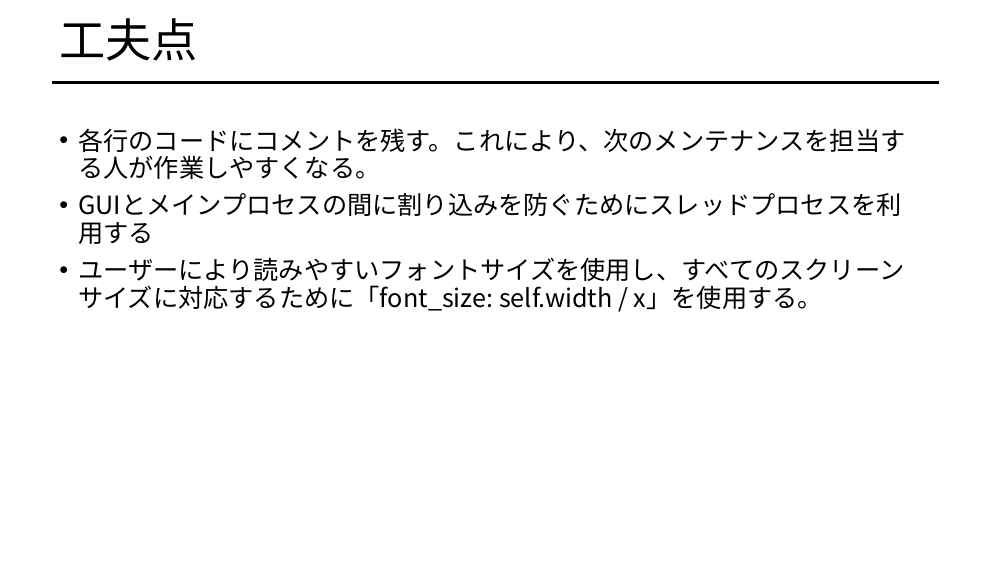
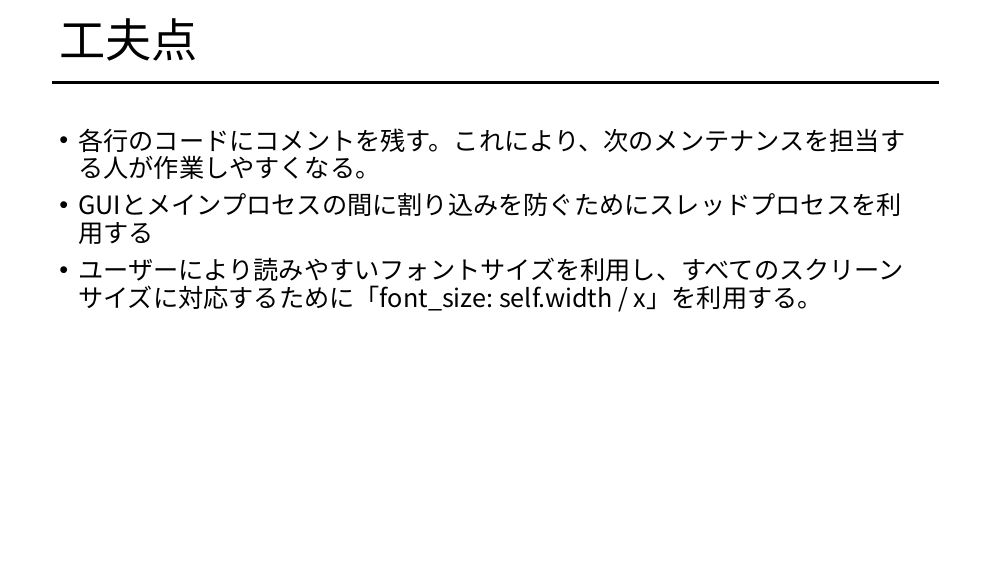
Before and after one commit to afiqfadzil/pythonProject1, a slide deck: slide 21 of LOCOMOTION.pptx. Drawn at 1008x567 pixels with LibreOffice and Linux fonts; fonts in the diff are those of the drawing. Boxes give left, top, right and bottom in pixels: in the first picture for what was removed or moved away, otherwise in the second. Text is boxed around its words. In the diff, an @@ line names an element or a change of style, - is before the commit and + after.

```diff
--- a/LOCOMOTION.pptx
+++ b/LOCOMOTION.pptx
@@ text at (78,257,904,311): text changed @@
-• ユーザーにより読みやすいフォントサイズを使用し、すべてのスクリーンサイズに対応するために「font_size: self.width / x」を使用する。
+• ユーザーにより読みやすいフォントサイズを利用し、すべてのスクリーンサイズに対応するために「font_size: self.width / x」を利用する。
```
Also in this commit, not shown: 5 other slides changed.
